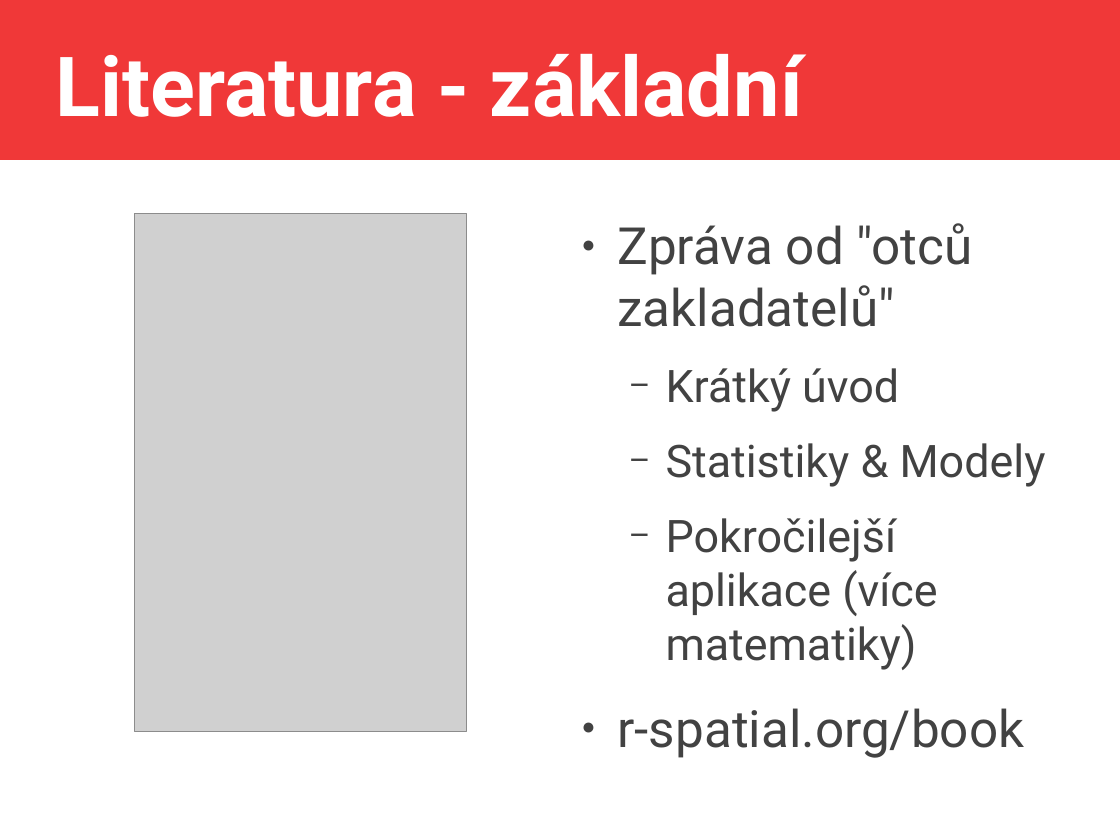
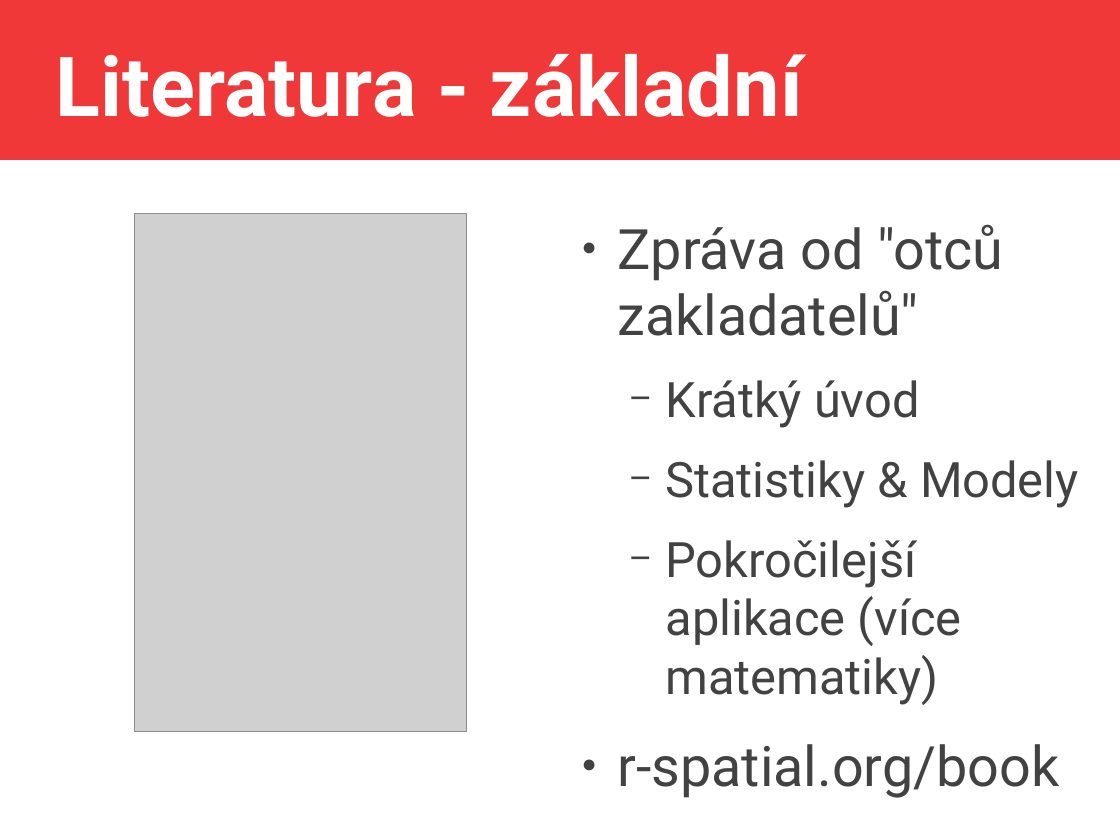
Before and after one commit to jlacko/4EK418, a slide deck: slide 4 of prez/0 - intro 4EK418.odp. Drawn at 1120x840 pixels with LibreOffice and Linux fonts; fonts in the diff are those of the drawing; grey boxes stand for pictures. Boxes give left, top, right and bottom in pixels: in the first picture for what was removed or moved away, otherwise in the second. Text is boxed around its words. In the diff, an @@ line names an element or a change of style, - is before the commit and + after.

```diff
--- a/prez/0 - intro 4EK418.odp
+++ b/prez/0 - intro 4EK418.odp
@@ text "Zpráva od "otců zakladatelů"" at (618, 224, 1079, 798): size 36.3 to 39.5 pt in "Zpráva od "otců zakladatelů"", "r-spatial.org/book"; size 31.8 to 34.6 pt in "Krátký úvod", "Statistiky & Modely", "Pokročilejší aplikace (více matematiky)" @@
```
Also in this commit, not shown: 1 other slide changed, 4 other files.
